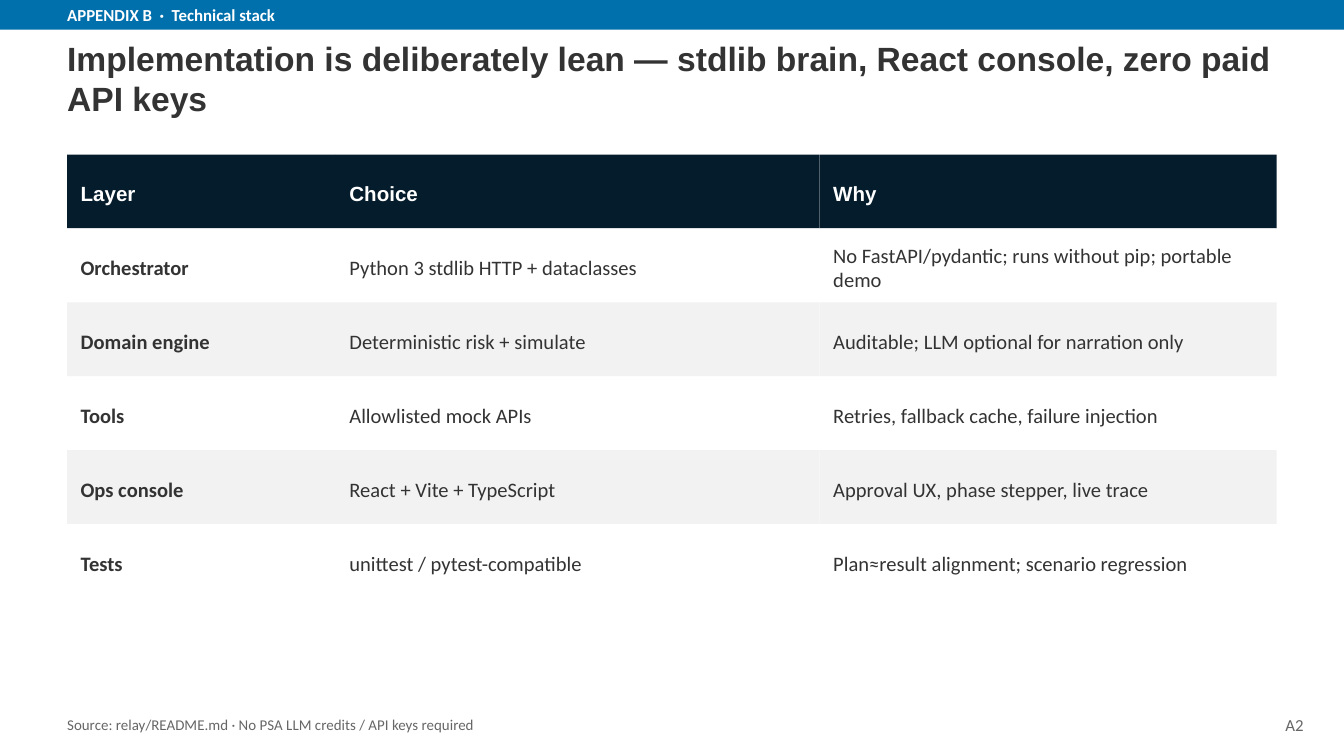
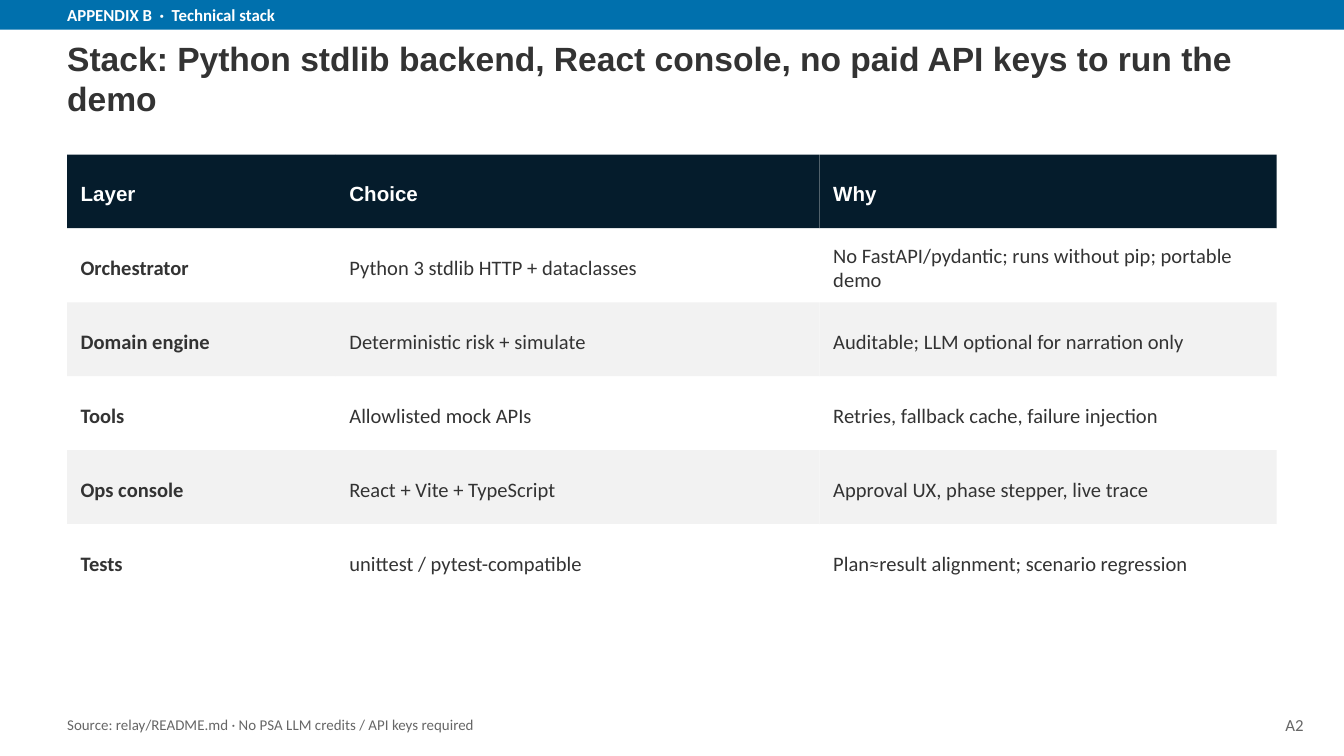
Before and after one commit to piyaphat38030/psa-relay, a slide deck: slide 12 of deliverables/RELAY_Presentation.pptx. Drawn at 1344x756 pixels with LibreOffice and Linux fonts; fonts in the diff are those of the drawing. Boxes give left, top, right and bottom in pixels: in the first picture for what was removed or moved away, otherwise in the second. Text is boxed around its words. In the diff, an @@ line names an element or a change of style, - is before the commit and + after.

```diff
--- a/deliverables/RELAY_Presentation.pptx
+++ b/deliverables/RELAY_Presentation.pptx
@@ text at (67, 46, 1231, 112): text changed @@
-Implementation is deliberately lean — stdlib brain, React console, zero paid API keys
+Stack: Python stdlib backend, React console, no paid API keys to run the demo
```
Also in this commit, not shown: 13 other slides changed, 2 other files.
